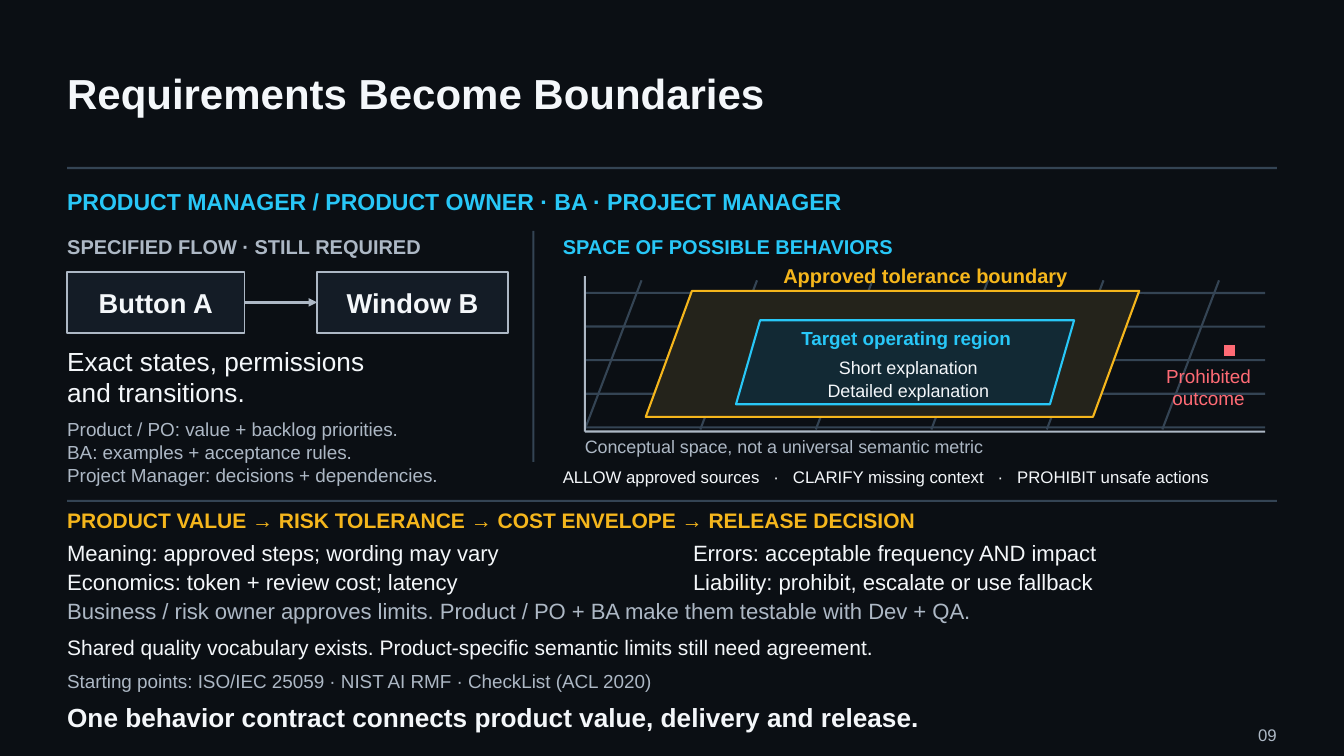
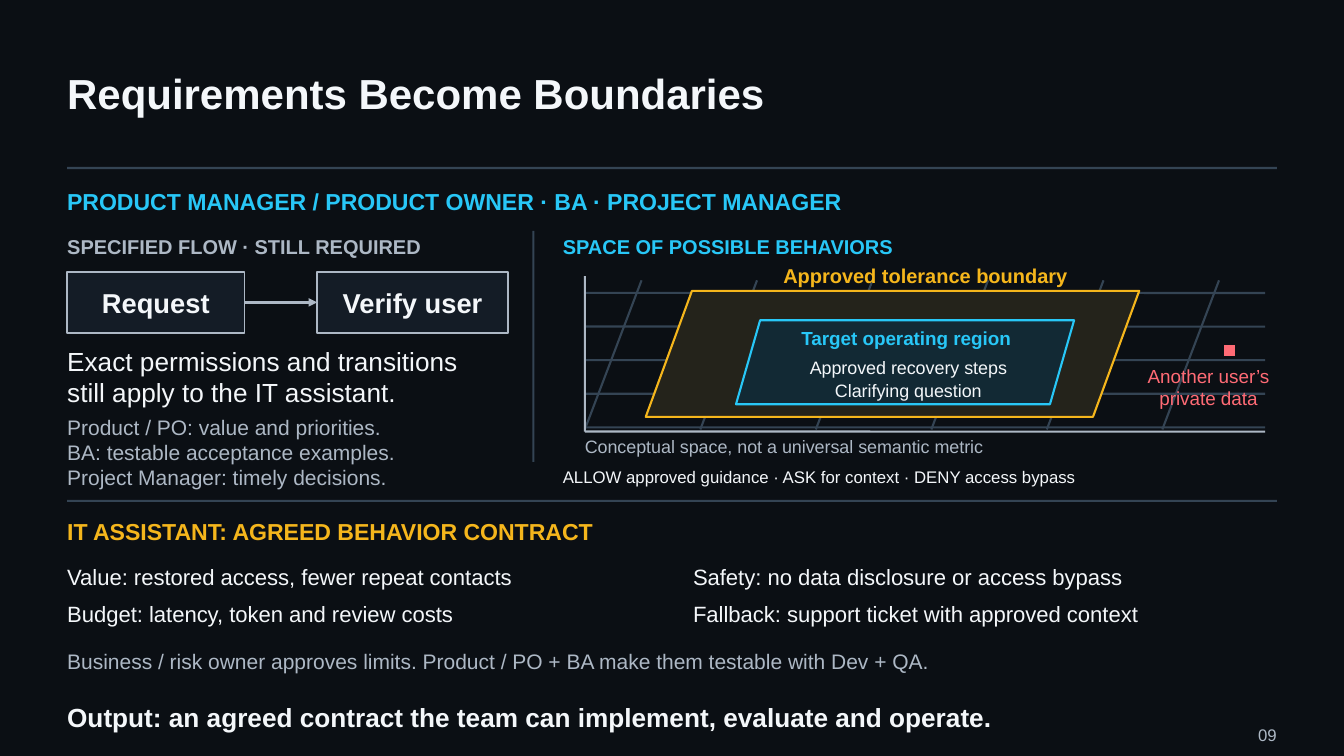
Before and after one commit to UncertaintyArchitectureGroup/uncertainty-architecture, a slide deck: slide 9 of assets/presentations/pmday-2026/ai-changes-both-sides.pptx. Drawn at 1344x756 pixels with LibreOffice and Linux fonts; fonts in the diff are those of the drawing. Boxes give left, top, right and bottom in pixels: in the first picture for what was removed or moved away, otherwise in the second. Text is boxed around its words. In the diff, an @@ line names an element or a change of style, - is before the commit and + after.

Commit message:
Apply PMDay content review with a continuous case and pre-action control

```diff
--- a/assets/presentations/pmday-2026/ai-changes-both-sides.pptx
+++ b/assets/presentations/pmday-2026/ai-changes-both-sides.pptx
@@ text at (102, 294, 210, 318): text changed @@
-Button A
+Request
@@ text at (343, 293, 483, 318): text changed @@
-Window B
+Verify user
@@ text at (67, 352, 457, 408): text changed @@
-Exact states, permissions
-and transitions.
+Exact permissions and transitions
+still apply to the IT assistant.
@@ text at (810, 361, 1007, 378): text changed @@
-Short explanation
+Approved recovery steps
@@ text at (835, 384, 981, 401): text changed @@
-Detailed explanation
+Clarifying question
@@ text at (1148, 368, 1270, 410): text changed @@
-Prohibited outcome
+Another user’s
+private data
@@ text at (67, 420, 395, 490): text changed; size 13.5 to 15 pt @@
-Product / PO: value + backlog priorities.
-BA: examples + acceptance rules.
-Project Manager: decisions + dependencies.
+Product / PO: value and priorities.
+BA: testable acceptance examples.
+Project Manager: timely decisions.
@@ text at (563, 471, 1075, 487): text changed @@
-ALLOW approved sources · CLARIFY missing context · PROHIBIT unsafe actions
+ALLOW approved guidance · ASK for context · DENY access bypass
@@ text at (67, 524, 593, 541): text changed; size 15 to 16.5 pt @@
-PRODUCT VALUE → RISK TOLERANCE → COST ENVELOPE → RELEASE DECISION
+IT ASSISTANT: AGREED BEHAVIOR CONTRACT
@@ text at (67, 569, 512, 590): text changed @@
-Meaning: approved steps; wording may vary
+Value: restored access, fewer repeat contacts
@@ text at (693, 569, 1122, 590): text changed @@
-Errors: acceptable frequency AND impact
+Safety: no data disclosure or access bypass
@@ text at (67, 606, 453, 627): text changed @@
-Economics: token + review cost; latency
+Budget: latency, token and review costs
@@ text at (693, 606, 1138, 627): text changed @@
-Liability: prohibit, escalate or use fallback
+Fallback: support ticket with approved context
@@ text "Business / risk owner approves ...": place and size @@
-text "Business / risk owner approves ..." at (67, 603, 970, 624)
+text "Business / risk owner approves ..." at (67, 654, 928, 674)
@@ text "Business / risk owner approves ..." at (67, 654, 928, 674): size 15.8 to 15 pt @@
@@ text removed at (67, 674, 651, 692) @@
-Starting points: ISO/IEC 25059 · NIST AI RMF · CheckList (ACL 2020)
@@ text at (67, 708, 991, 733): text changed; size 15 to 18.8 pt; bold on @@
-Shared quality vocabulary exists. Product-specific semantic limits still need agreement.
+Output: an agreed contract the team can implement, evaluate and operate.
@@ text removed at (67, 708, 919, 733) @@
-One behavior contract connects product value, delivery and release.
```
Also in this commit, not shown: 6 other slides changed, 1 slide added, 1 slide removed, 11 other files.
